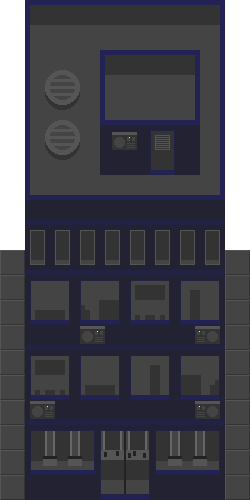
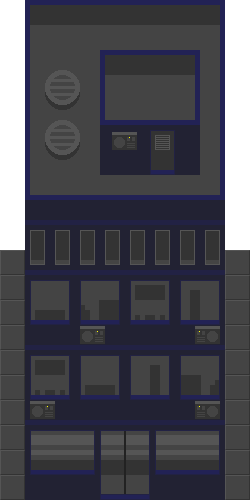
Revision of a layered 250 × 500 image; what changed, layer by layer:
painted on "building" (5th of 5, in "yellow_weapon") over [31, 431, 219, 480]
